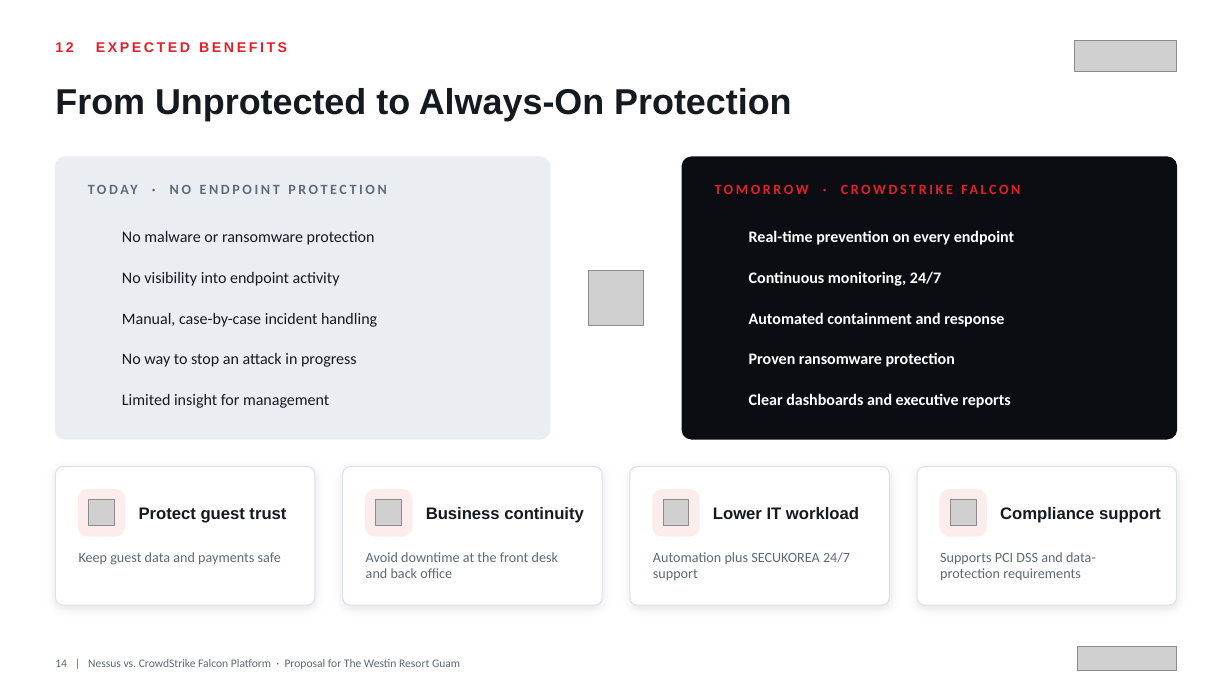
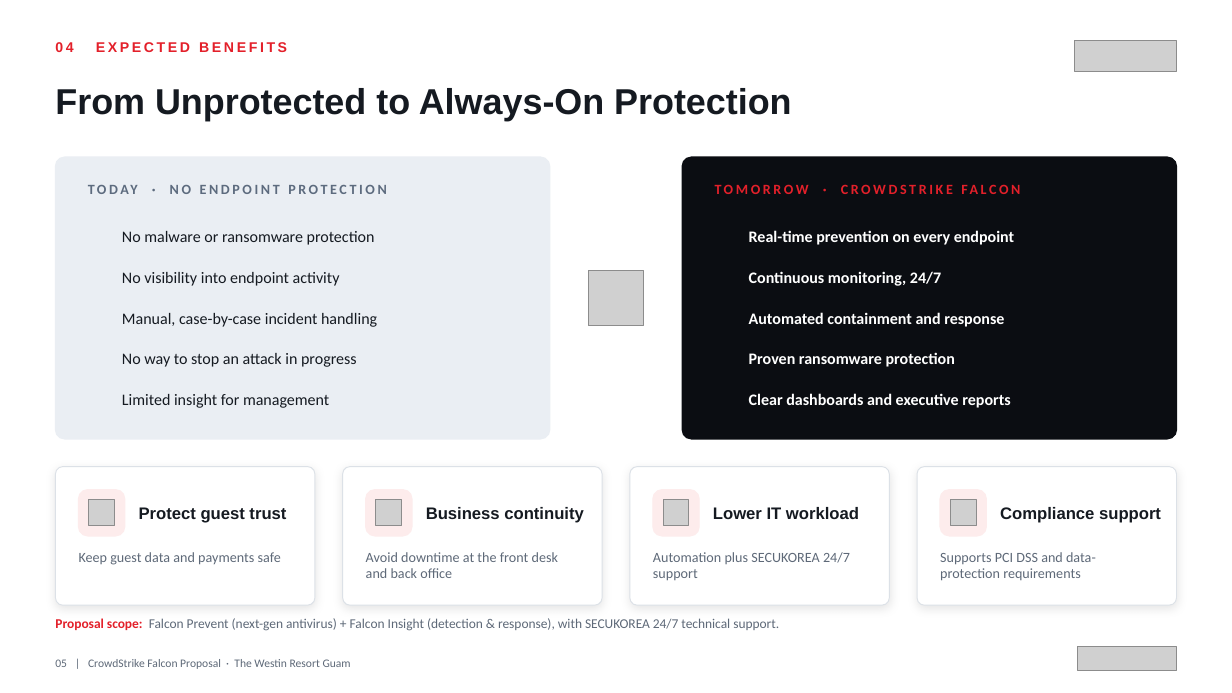
Before and after one commit to BigLee-Creator/Recommendations, a slide deck: slide 5 of ENG._CrowdStrike_Falcon_Proposal_for_Westin_Resort_Guam_SECUKOREA.pptx (slide 14 before the commit). Drawn at 1232x693 pixels with LibreOffice and Linux fonts; fonts in the diff are those of the drawing; grey boxes stand for pictures; background and template pictures are left out. Boxes give left, top, right and bottom in pixels: in the first picture for what was removed or moved away, otherwise in the second. Text is boxed around its words. In the diff, an @@ line names an element or a change of style, - is before the commit and + after.

```diff
--- a/ENG._CrowdStrike_Falcon_Proposal_for_Westin_Resort_Guam_SECUKOREA.pptx
+++ b/ENG._CrowdStrike_Falcon_Proposal_for_Westin_Resort_Guam_SECUKOREA.pptx
@@ text at bbox=[55, 42, 287, 52]: text changed @@
-12 EXPECTED BENEFITS
+04 EXPECTED BENEFITS
@@ text added at bbox=[55, 618, 779, 631], 10.5 pt, text #5E6978 @@
+Proposal scope: Falcon Prevent (next-gen antivirus) + Falcon Insight (detection & response), with SECUKOREA 24/7 technical support.
@@ text at bbox=[55, 659, 351, 669]: text changed @@
-14 | Nessus vs. CrowdStrike Falcon Platform · Proposal for The Westin Resort Guam
+05 | CrowdStrike Falcon Proposal · The Westin Resort Guam
```
Also in this commit, not shown: 6 other slides changed, 7 slides removed.
